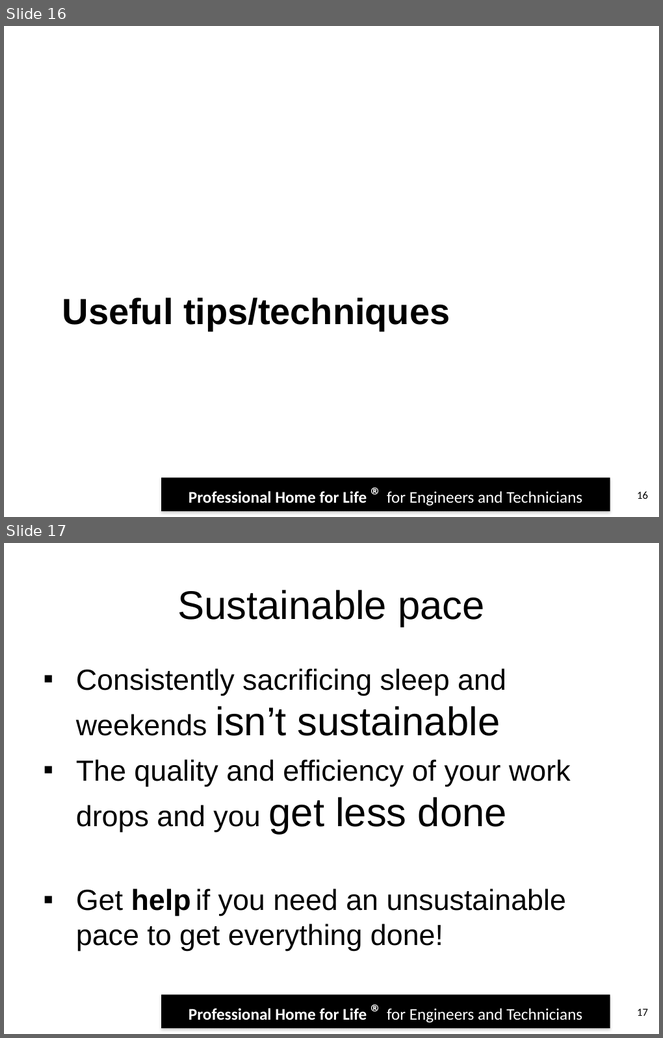
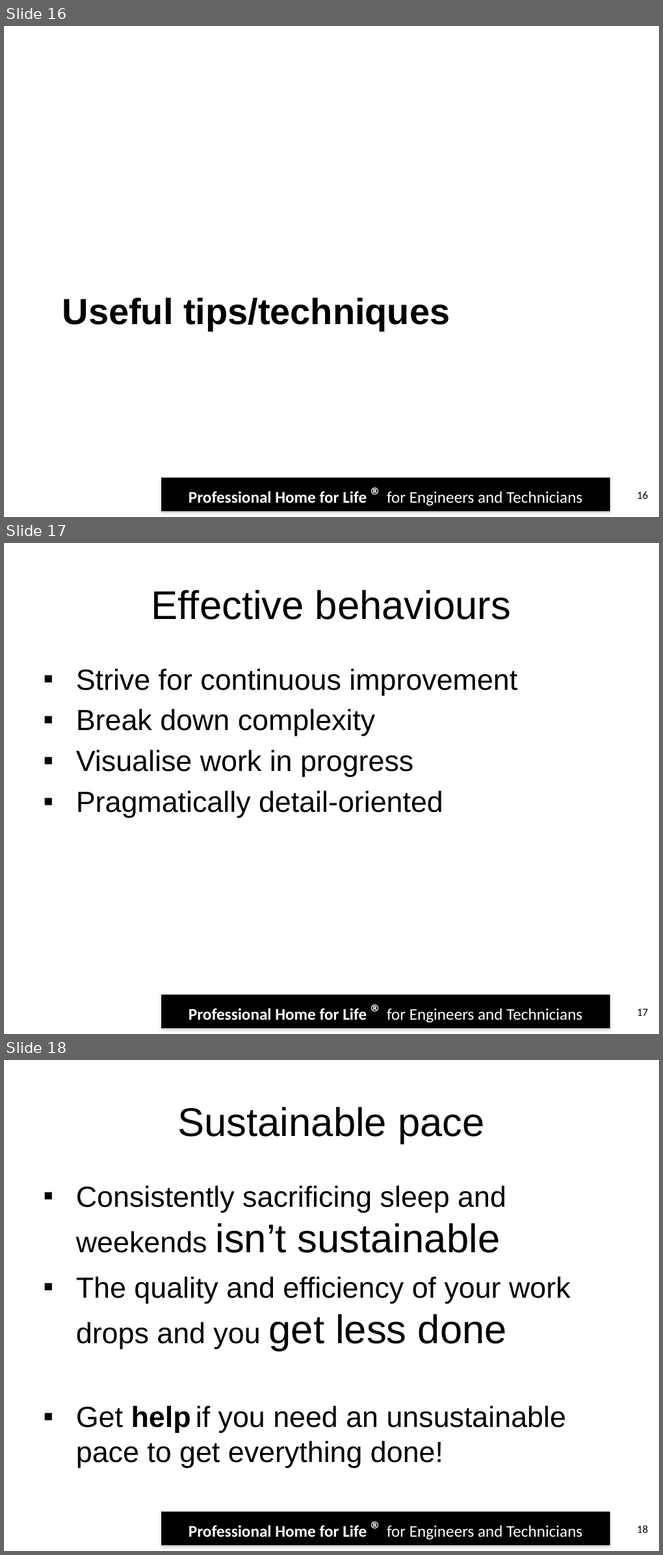
Before and after one commit to robdmoore/IETTimeManagementPresentation, a slide deck: TimeManagementAndProjectPlanning.pptx. Shown one above the other, each under a label of ours: slides 16 and 17 before the commit, slides 16, 17 and 18 after it. The pictures are 663x1038 and 663x1555 pixels, drawn with LibreOffice and Linux fonts; fonts in the diff are those of the drawing; background and template pictures are left out. Boxes give left, top, right and bottom in pixels: in the first picture for what was removed or moved away, otherwise in the second. Text is boxed around its words. In the diff, an @@ line names an element or a change of style, - is before the commit and + after.

```diff
--- a/TimeManagementAndProjectPlanning.pptx
+++ b/TimeManagementAndProjectPlanning.pptx
@@ slide 17 added at (4, 543, 659, 1034), background #FFFFFF; not listed: 1 template element that a slide beside it also shows @@
@@ title added at (152, 590, 511, 620), 44 pt, text #000000 @@
+Effective behaviours
@@ text added at (76, 668, 518, 818), 32 pt, text #000000 @@
+▪ Strive for continuous improvement
+▪ Break down complexity
+▪ Visualise work in progress
+▪ Pragmatically detail-oriented
@@ page number added at (637, 1009, 648, 1016), 12 pt, text #000000 @@
+17
@@ what was slide 17 is now slide 18 @@
@@ page number at (637, 1525, 648, 1533): text changed @@
-17
+18
```
Also in this commit, not shown: 3 slides changed, 1 other file.
